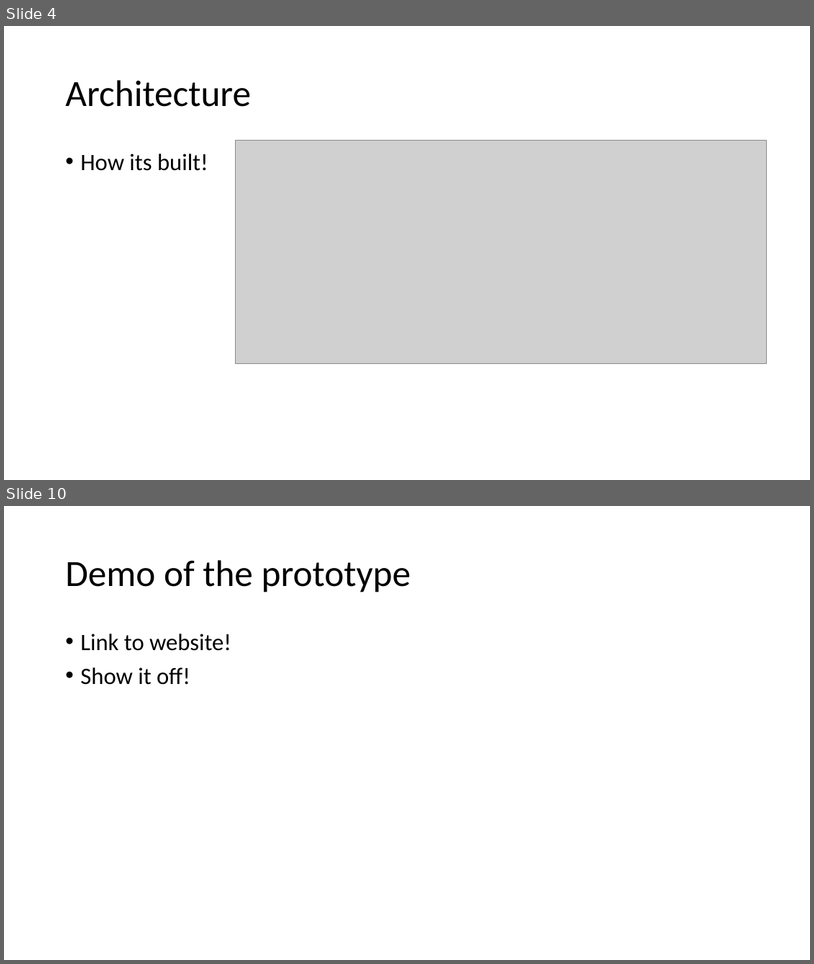
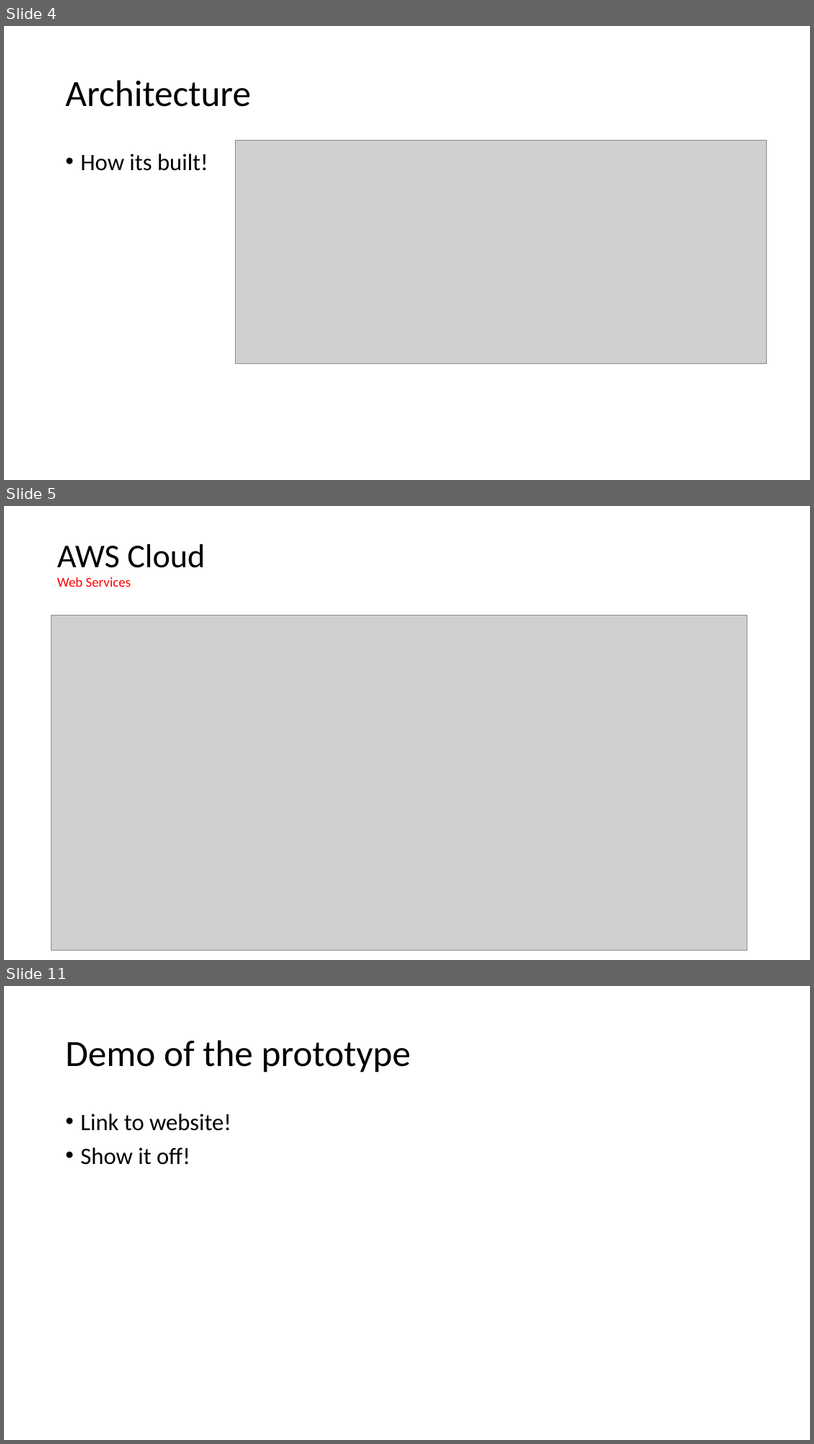
Before and after one commit to GallagherStephen/4thYearProject-Dissertation, a slide deck: Presentation/4th Year Presentation.pptx. Shown one above the other, each under a label of ours: slides 4 and 10 before the commit, slides 4, 5 and 11 after it; the slides between them are not shown. The pictures are 814x964 and 814x1444 pixels, drawn with LibreOffice and Linux fonts; fonts in the diff are those of the drawing; grey boxes stand for pictures. Boxes give left, top, right and bottom in pixels: in the first picture for what was removed or moved away, otherwise in the second. Text is boxed around its words. In the diff, an @@ line names an element or a change of style, - is before the commit and + after.

```diff
--- a/Presentation/4th Year Presentation.pptx
+++ b/Presentation/4th Year Presentation.pptx
@@ slide 5 added at <box>4,506,810,960</box>, background #FFFFFF @@
@@ title added at <box>57,544,205,587</box>, 16.2 pt, text #FF0000 @@
+AWS Cloud
+Web Services
@@ picture added at <box>52,615,748,950</box> @@
@@ what was slide 10 is now slide 11 @@
```
Also in this commit, not shown: 2 slides changed, 4 other slides added, 4 slides removed.
